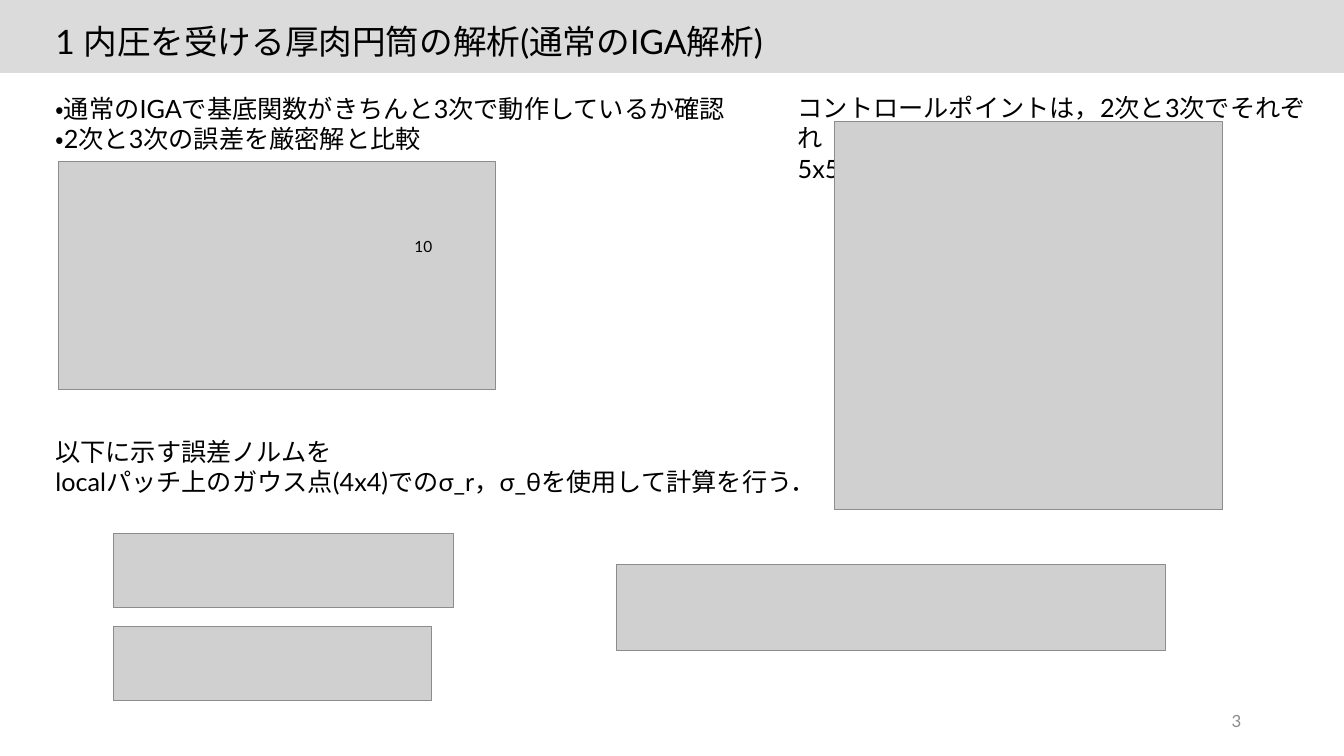
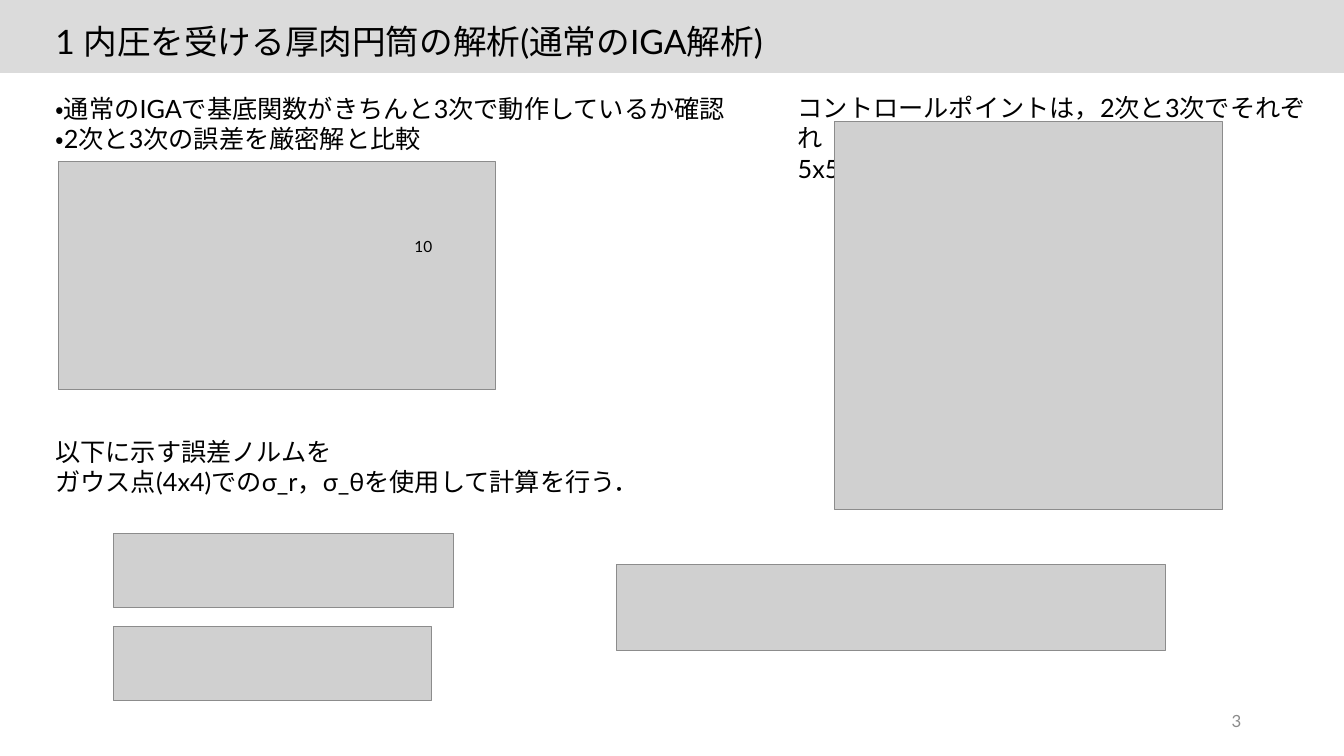
Before and after one commit to JoTsuchi22/lab_share, a slide deck: slide 3 of 研究ミーティング/20211216/20211203.pptx. Drawn at 1344x756 pixels with LibreOffice and Linux fonts; fonts in the diff are those of the drawing; grey boxes stand for pictures. Boxes give left, top, right and bottom in pixels: in the first picture for what was removed or moved away, otherwise in the second. Text is boxed around its words. In the diff, an @@ line names an element or a change of style, - is before the commit and + after.

```diff
--- a/研究ミーティング/20211216/20211203.pptx
+++ b/研究ミーティング/20211216/20211203.pptx
@@ text at bbox=[55, 469, 639, 495]: text changed @@
-localパッチ上のガウス点(4x4)でのσ_r，σ_θを使用して計算を行う．
+ガウス点(4x4)でのσ_r，σ_θを使用して計算を行う．
```
